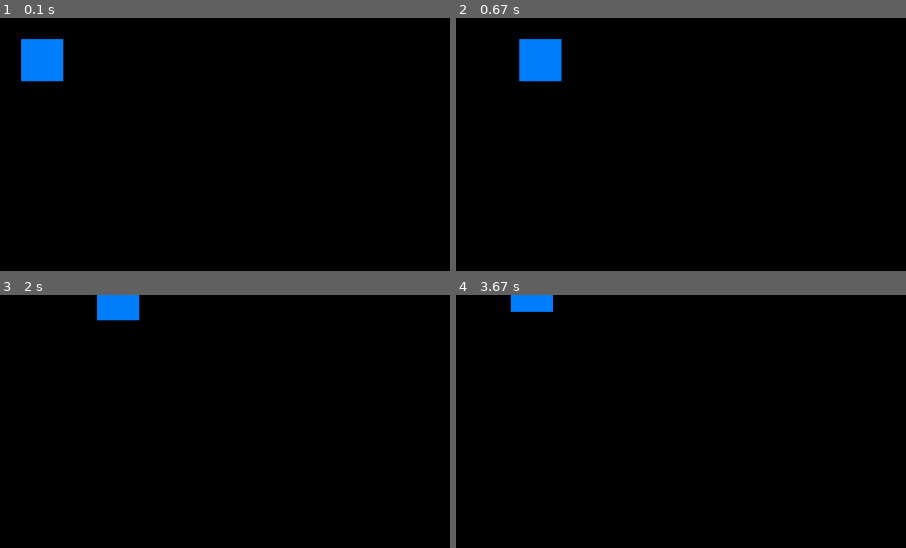
Above: before the commit, frames 1-4 (two rows, left to right).
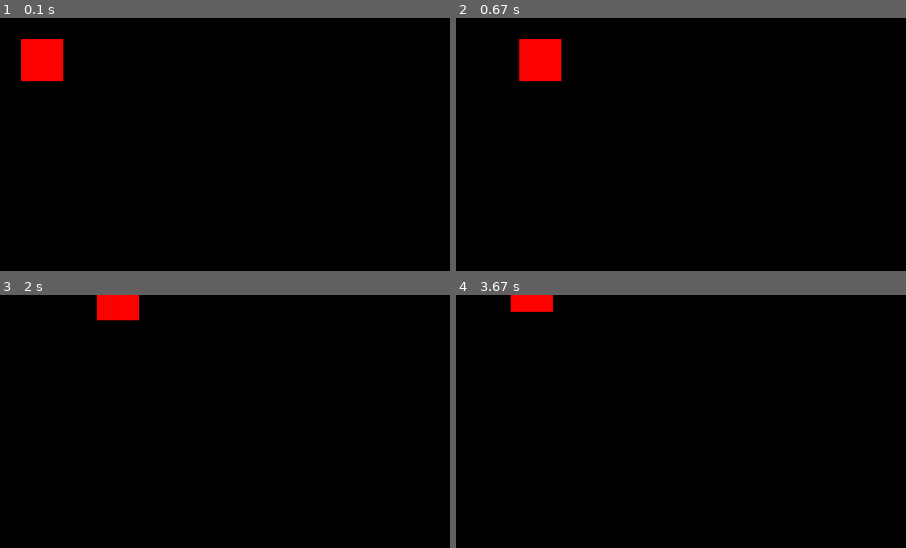
Above: after the commit, the same moments.

Repository: Daniel-002/Pygame-2d-td
Game: pygame game, started from marsgame.py
Two runs of this game, one before a commit and one after it. Both use one fixed random seed, a clock stepped at 60 frames per second and the inputs below.
Inputs:
- Up to frame 1 (0.1 s): no input
- Up to frame 2 (0.67 s): hold Right from 0.33 s (still down)
- Up to frame 3 (2 s): release Right at 0.8 s; hold Up 0.83-1.13 s; tap Space at 0.9, 1.23, 1.53, 1.73 s; hold Right 1.17-1.63 s; hold Left from 1.67 s (still down)
- Up to frame 4 (3.67 s): tap Space at 2.03, 2.3, 2.63, 2.93, 3.07, 3.47 s; release Left at 2.2 s; hold Down 2.23-2.53 s; hold Left 2.57-2.97 s; hold Up 3-3.37 s; hold Right from 3.4 s (still down)
The pictures show only the part of the screen within x 0-50%, y 0-50%; the shares and areas given below are measured in that part.
In our replay, the window is 900x506 before the commit and 562x421 after it. These sizes can differ from the game's own. Grey fills any space a smaller window leaves; there, only what the larger window draws over its background counts as a difference.

The runs differ from the first frame. In frame 1, 1.6% of the frame differs, in the area x 4-15%, y 8-26%; in frame 2, 1.6%, in the area x 14-24%, y 8-26%; in frame 3, 1.0%; in frame 4, 0.6%.

Commit message:
mindre skærm størrelse og farve skift på spiller

Diff:
--- a/marsgame.py
+++ b/marsgame.py
@@ -2,7 +2,7 @@
 
 pygame.init()
 
-screen = pygame.display.set_mode((1280, 720))
+screen = pygame.display.set_mode((800, 600))
 done = False
 is_blue = True
 x = 30
@@ -25,7 +25,7 @@
 
     screen.fill((0, 0, 0))
     if is_blue:
-        color = (0, 128, 255)
+        color = (255, 0, 0)
     else:
         color = (255, 100, 0)
     pygame.draw.rect(screen, color, pygame.Rect(x, y, 60, 60))
